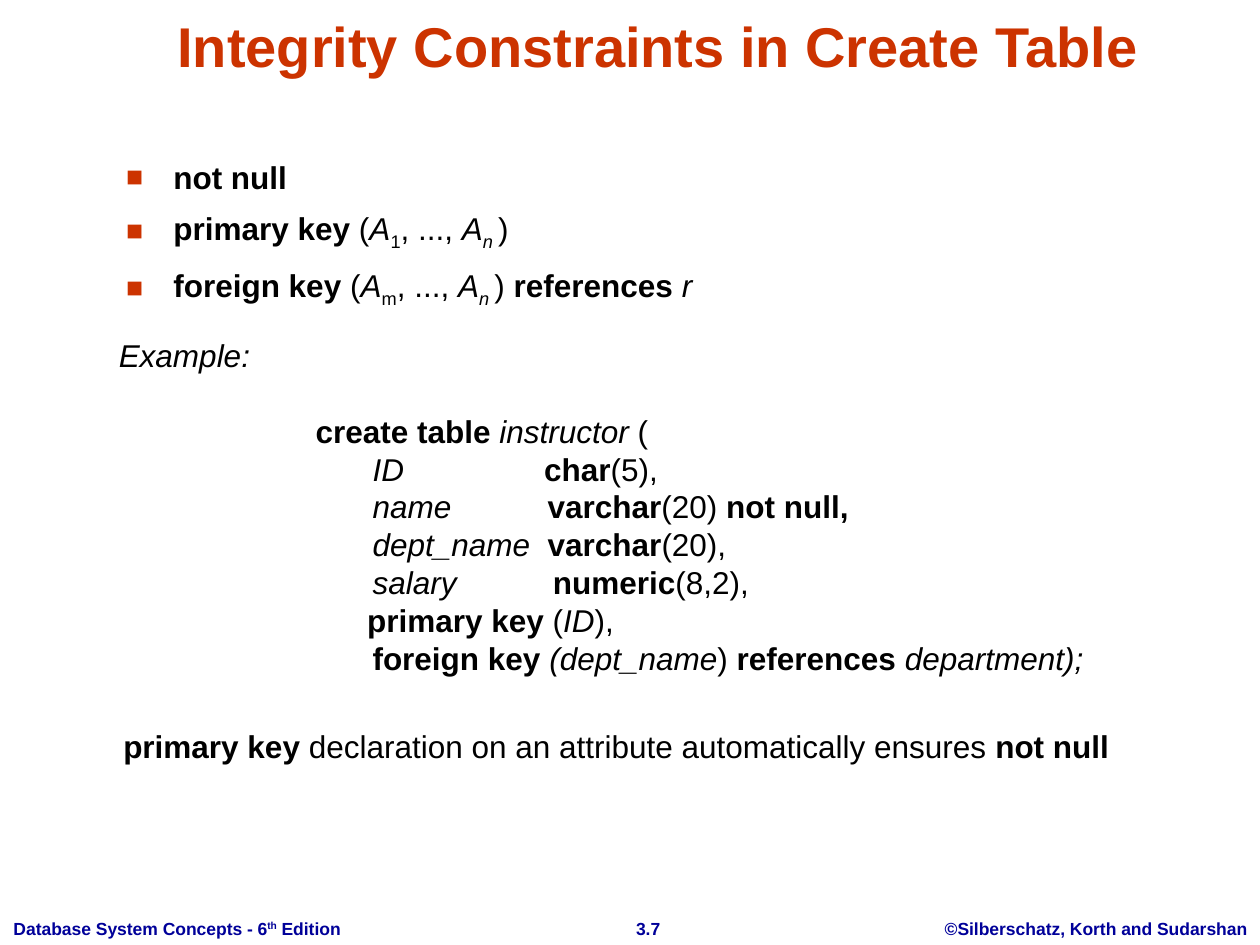
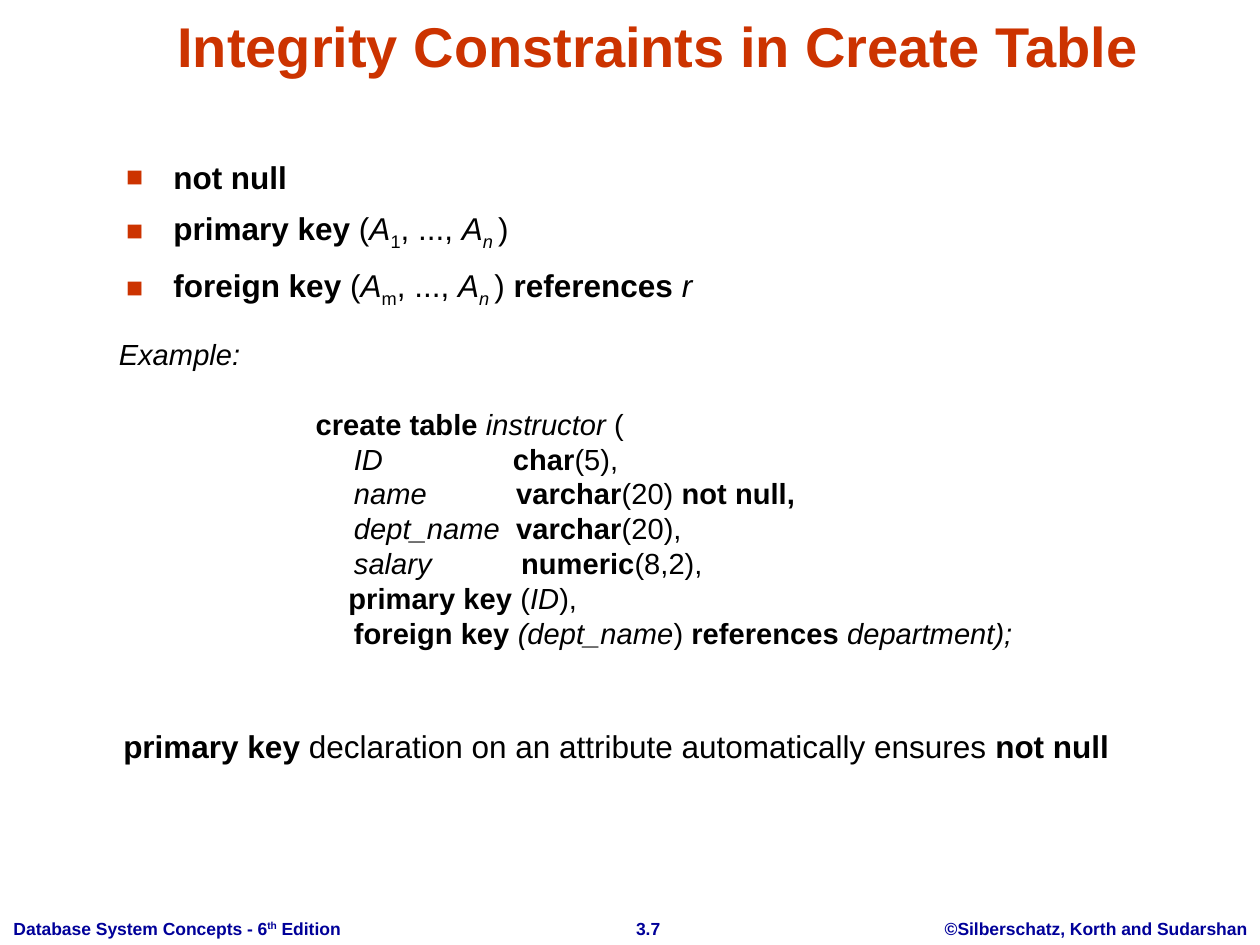
Before and after one commit to atu-se/atu.innomadic.com, a slide deck: slide 7 of courses/db/lectures/ch3.ppt. Drawn at 1260x945 pixels with LibreOffice and Linux fonts; fonts in the diff are those of the drawing; background and template pictures are left out. Boxes give left, top, right and bottom in pixels: in the first picture for what was removed or moved away, otherwise in the second. Text is boxed around its words. In the diff, an @@ line names an element or a change of style, - is before the commit and + after.

```diff
--- a/courses/db/lectures/ch3.ppt
+++ b/courses/db/lectures/ch3.ppt
@@ text "Example:" at [119, 344, 1012, 649]: size 18 to 16.6 pt @@
```
Also in this commit, not shown: 1 other slide changed, 9 other files.
